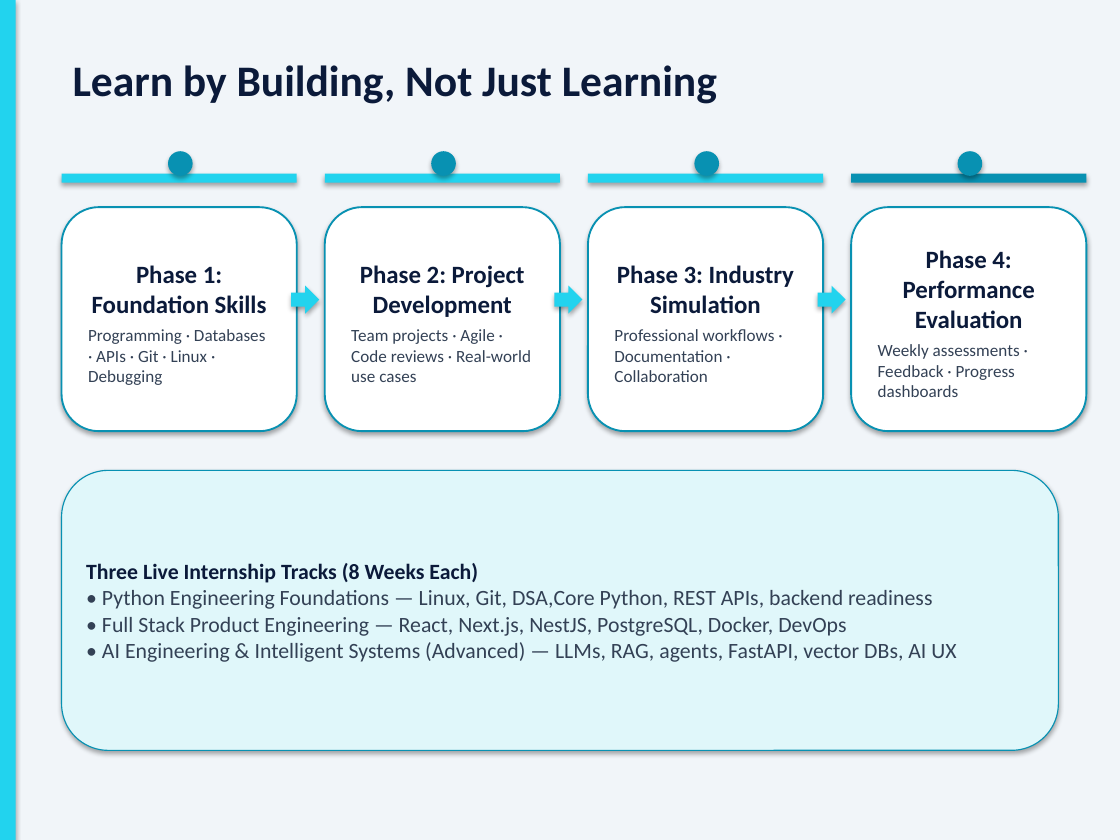
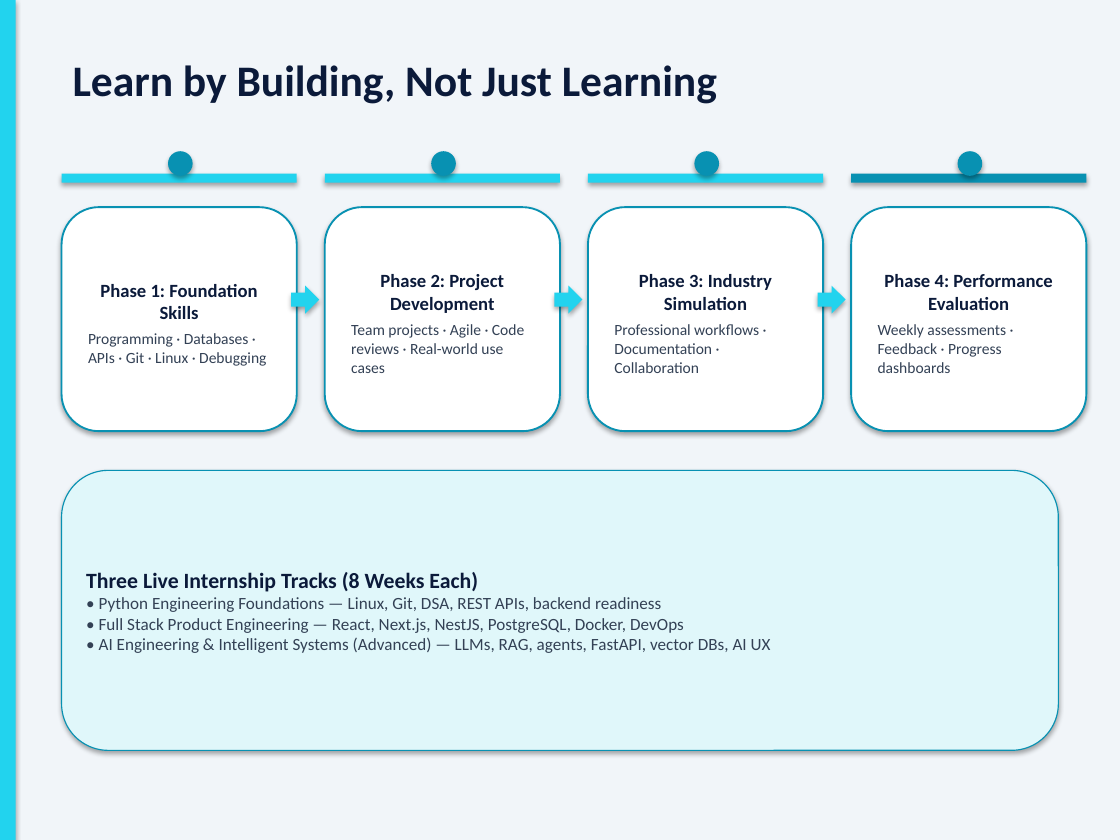
Before and after one commit to MantraaiAdmin/TrainingAccelaratorProgram, a slide deck: slide 4 of docs/AI_NextGen_Industry_Readiness_Pitch.pptx. Drawn at 1120x840 pixels with LibreOffice and Linux fonts; fonts in the diff are those of the drawing. Boxes give left, top, right and bottom in pixels: in the first picture for what was removed or moved away, otherwise in the second. Text is boxed around its words. In the diff, an @@ line names an element or a change of style, - is before the commit and + after.

```diff
--- a/docs/AI_NextGen_Industry_Readiness_Pitch.pptx
+++ b/docs/AI_NextGen_Industry_Readiness_Pitch.pptx
@@ rounded rectangle "Phase 1: Foundation Skills" at bbox=[62, 207, 297, 431]: size 16 to 12 pt in "Phase 1: Foundation Skills"; size 11 to 10 pt in "Programming · Databases · APIs · Git ..." @@
@@ rounded rectangle "Phase 2: Project Development" at bbox=[325, 207, 560, 431]: size 16 to 12 pt in "Phase 2: Project Development"; size 11 to 10 pt in "Team projects · Agile · Code reviews ..." @@
@@ rounded rectangle "Phase 3: Industry Simulation" at bbox=[588, 207, 823, 431]: size 16 to 12 pt in "Phase 3: Industry Simulation"; size 11 to 10 pt in "Professional workflows · Documentation · Collaboration" @@
@@ rounded rectangle "Phase 4: Performance Evaluation" at bbox=[851, 207, 1086, 431]: size 16 to 12 pt in "Phase 4: Performance Evaluation"; size 11 to 10 pt in "Weekly assessments · Feedback · Progress dashboards" @@
@@ text in rounded rectangle at bbox=[99, 597, 661, 612]: text changed; size 14 to 11 pt @@
-• Python Engineering Foundations — Linux, Git, DSA,Core Python, REST APIs, backend readiness
+• Python Engineering Foundations — Linux, Git, DSA, REST APIs, backend readiness
@@ text in rounded rectangle at bbox=[99, 618, 771, 653]: size 14 to 11 pt in "• Full Stack Product Engineering — React, ...", "• AI Engineering & Intelligent Systems (Advanced) ..." @@
```
Also in this commit, not shown: 7 other slides changed, 26 other files.
